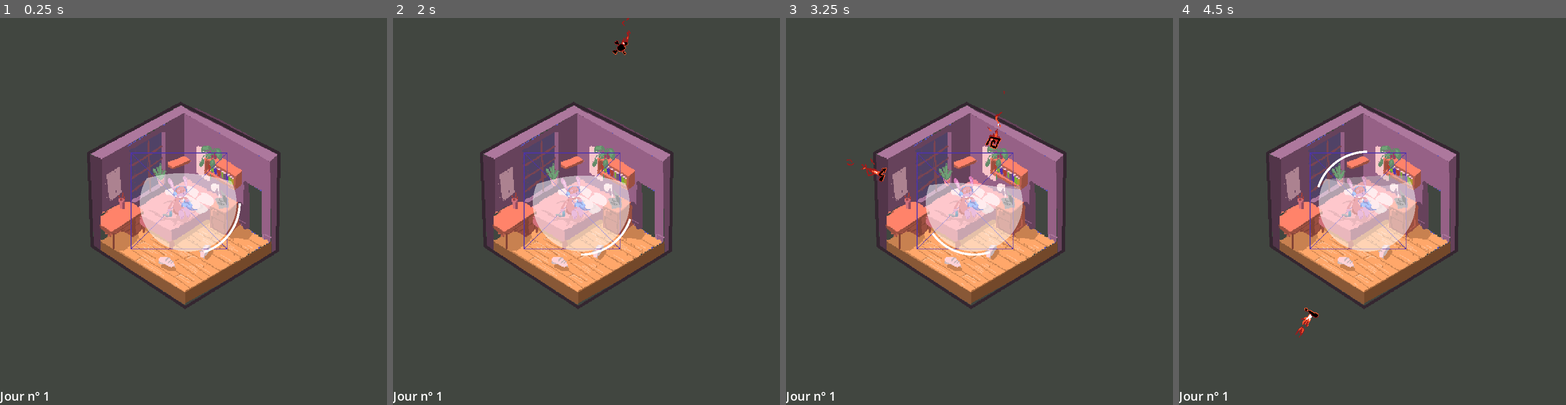
Above: before the commit, frames 1-4 (left to right).
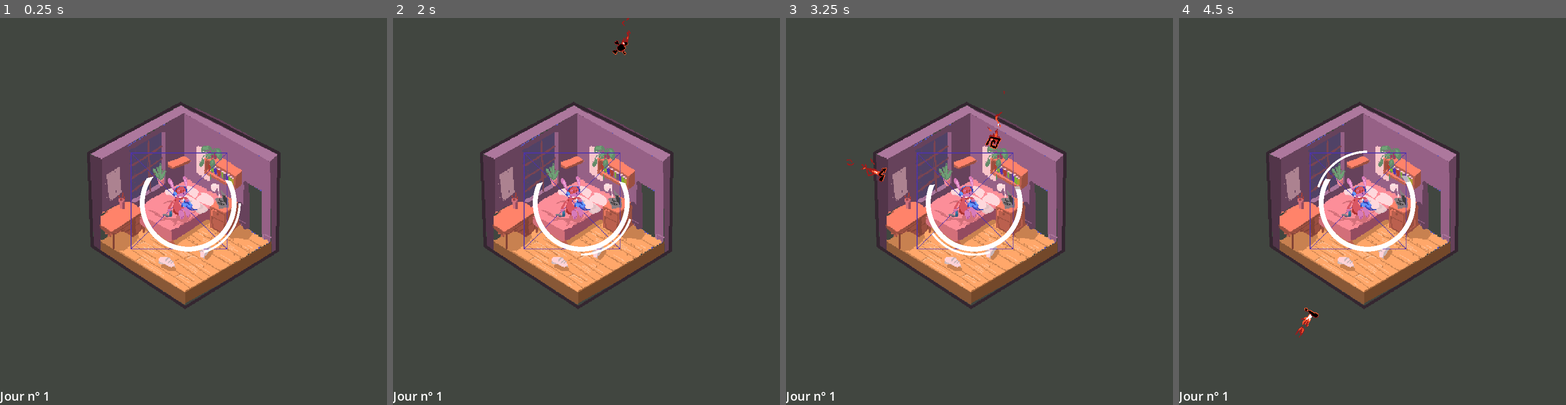
Above: after the commit, the same moments.

Repository: Zacharieg/socialBubble
Game: Godot game, scene res://scenes/game.tscn
Same seed, same stepped clock (60 frames per second), same inputs: the game is played once before the commit and once after it.
Inputs:
- Up to frame 1 (0.25 s): no input
- Up to frame 2 (2 s): tap Enter at 0.5 s; hold D (right) 0.53-1.28 s; hold Space (action) 0.53-1.28 s; hold A (left) from 1.28 s (still down); tap Space (action) at 1.35 s
- Up to frame 3 (3.25 s): release A (left) at 2.03 s; hold Space (action) 2.03-2.78 s; hold D (right) from 2.03 s (still down); tap Space (action) at 2.85 s
- Up to frame 4 (4.5 s): release D (right) at 3.53 s; hold Space (action) 3.53-4.28 s; hold A (left) from 3.53 s (still down); tap Space (action) at 4.35 s

The runs differ from the first frame. In frame 1, 3.8% of the frame differs, in the area x 36-62%, y 40-61%; in frame 2, 3.7%; in frame 3, 3.3%; in frame 4, 3.7%.

Commit message:
change powerup bubble shader behaviour

Diff:
--- a/objects/character.tscn
+++ b/objects/character.tscn
@@ -71,7 +71,8 @@
 [sub_resource type="ShaderMaterial" id="ShaderMaterial_l4sa0"]
 shader = ExtResource("5_lpeis")
 shader_parameter/fV = 0.65
-shader_parameter/transparency = 0.5
+shader_parameter/transparency = 1.0
+shader_parameter/thickness = 0.1
 
 [sub_resource type="Gradient" id="Gradient_jcqog"]
 
--- a/scripts/fillBubble.gdshader
+++ b/scripts/fillBubble.gdshader
@@ -18,12 +18,15 @@
 // fV = fill value
 uniform float fV;
 uniform float transparency = 0.5;
+uniform float thickness = 0.1;
 
 void fragment() {
     vec2 uv = ((UV / -0.50)) + vec2(1,1);
 
     float
-		sdf=length(uv),c=step(sdf,1.),
+		sdf=length(uv),
+
+		c=step(sdf,1.) - step(sdf,1.-thickness),
 
         vB=smoothstep(.1,.9,sin(uv.x+(PI*.5))-.3),
 		vBA=vB*sin(TIME*4.)*.1,
